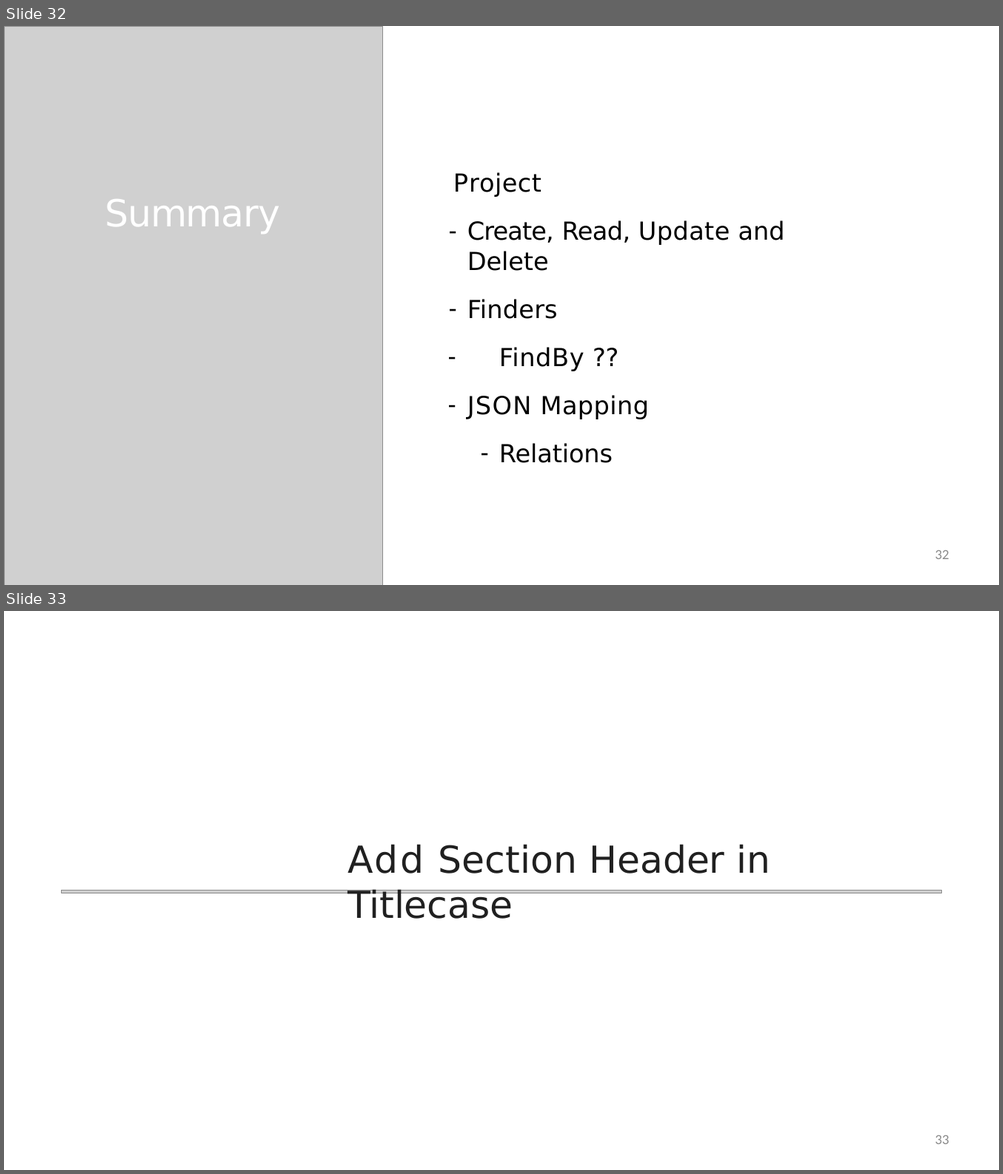
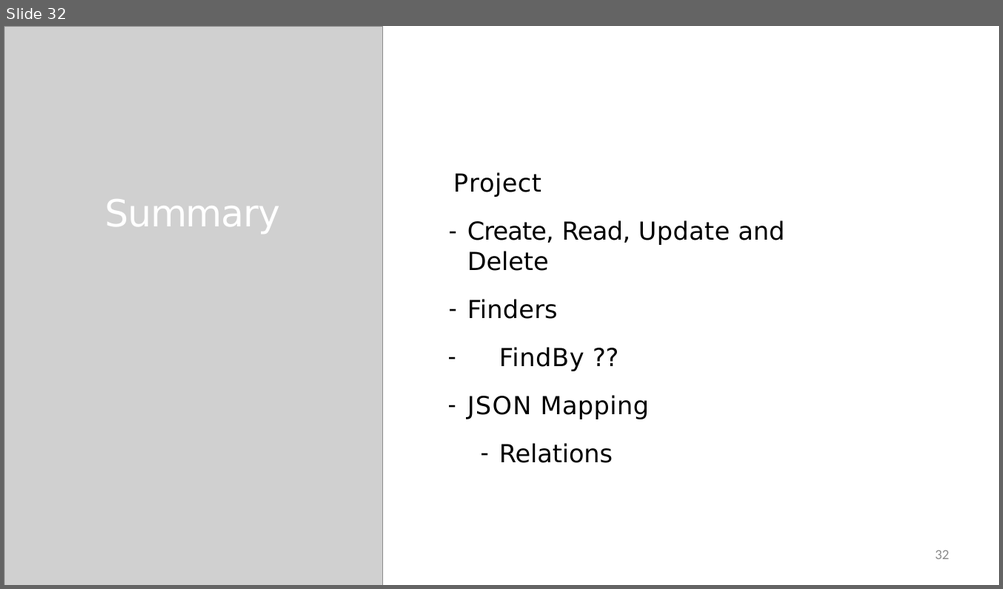
Before and after one commit to StevenJoseph19/Microservices-Spring, a slide deck: 3. Spring REST/Day 4/Slides/3. Building the Friends Web Services/building-the-friends-web-services-slides.pptx. Shown one above the other, each under a label of ours: slides 32 and 33 before the commit, slide 32 after it. The pictures are 1003x1174 and 1003x589 pixels, drawn with LibreOffice and Linux fonts; fonts in the diff are those of the drawing; grey boxes stand for pictures. Boxes give left, top, right and bottom in pixels: in the first picture for what was removed or moved away, otherwise in the second. Text is boxed around its words. In the diff, an @@ line names an element or a change of style, - is before the commit and + after.

```diff
--- a/3. Spring REST/Day 4/Slides/3. Building the Friends Web Services/building-the-friends-web-services-slides.pptx
+++ b/3. Spring REST/Day 4/Slides/3. Building the Friends Web Services/building-the-friends-web-services-slides.pptx
@@ slide 33 removed at [4,611,999,1170], background #FFFFFF @@
@@ title removed at [347,844,770,919] @@
-Add Section Header in Titlecase
@@ picture removed at [62,890,941,894] @@
@@ page number removed at [935,1136,949,1145] @@
-33
```
Also in this commit, not shown: 1 slide changed, 8 other files.
